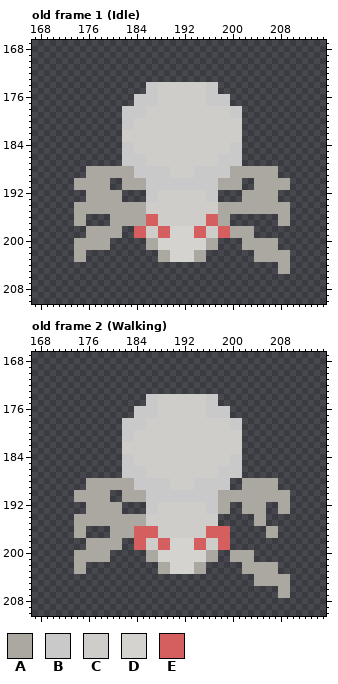
Two versions of one pixel-art file, devassets/Aseprite Projects/Spider.aseprite. This is how it looked before the edit.
384x384 pixels, 12 frames. Colours within 5 levels of each other are drawn and written as one. Shown: old frame 1 (Idle): x 167..215, y 167..210; old frame 2 (Walking): x 167..215, y 167..210. The commit also changed other frames, which this record leaves out.
Palette (. is transparent): A #aba8a2  B #c9c9c9  C #cfcdc9  D #d5d3cf  E #d55f5f
New version:
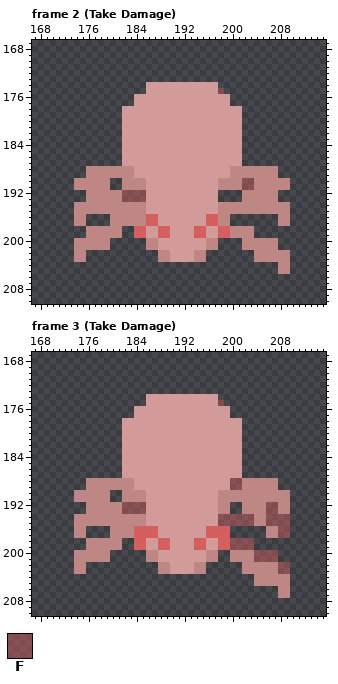
Colours new in this view: F #d55f5f73
A new or re-ordered frame is compared with the old frame closest to it.
Author's note on the commit: spider take damage
Changes in this commit:
frames 12 -> 15
layer "DamageTint" opacity 45% added
colour A: #aba8a2 -> #be8784
colour C: #cfcdc9 -> #d29b99
Frame 2 (Take Damage) is new; against old frame 1 (Idle), layer "DamageTint":
y 174: x 186..187 BB -> CC; x 196..197 BB -> CC
y 175: x 186..187 BB -> CC; x 196..198 BB. -> CCF
y 176..177: x 184..187 BBBB -> CCCC; x 196..199 BBBB -> CCCC
y 178..179: x 182..185 BBBB -> CCCC; x 200..201 BB -> CC
y 180..181: x 182..183 BB -> CC
y 184..185: x 182..183 BB -> CC; x 200..201 BB -> CC
y 186..187: x 182..185 BBBB -> CCCC; x 198..201 BBBB -> CCCC
y 188..189: x 184..189 BBBBBB -> CCCCCC; x 194..199 BBBBBB -> CCCCCC
y 190..191: x 186..197 BBBBBBBBBBBB -> CCCCCCCCCCCC; x 202..203 .. -> FF
y 192..193: x 182..187 ....BB -> FFFFCC; x 196..197 BB -> CC
y 198..199: x 190..193 DDDD -> CCCC
y 200..201: x 188..195 DDDDDDDD -> CCCCCCCC
y 202..203: x 190..193 DDDD -> CCCC
Frame 3 (Take Damage) is new; against old frame 2 (Walking), layer "DamageTint":
y 174: x 186..187 BB -> CC; x 196..197 BB -> CC
y 175: x 186..187 BB -> CC; x 196..198 BB. -> CCF
y 176..177: x 184..187 BBBB -> CCCC; x 196..199 BBBB -> CCCC
y 178..179: x 182..185 BBBB -> CCCC; x 200..201 BB -> CC
y 180..181: x 182..183 BB -> CC
y 184..185: x 182..183 BB -> CC; x 200..201 BB -> CC
y 186..187: x 182..185 BBBB -> CCCC; x 198..201 BBBB -> CCCC
y 188..189: x 184..189 BBBBBB -> CCCCCC; x 194..201 BBBBBB.. -> CCCCCCFF
y 190..191: x 186..197 BBBBBBBBBBBB -> CCCCCCCCCCCC
y 192..193: x 182..187 ....BB -> FFFFCC; x 196..197 BB -> CC; x 206..207 .. -> FF
y 194..195: x 198..203 ...... -> FFFFFF; x 206..209 .... -> FFFF
y 196..197: x 208..209 .. -> FF
y 198..199: x 190..193 DDDD -> CCCC; x 200..203 .... -> FFFF
y 200..201: x 188..195 DDDDDDDD -> CCCCCCCC; x 204..207 .... -> FFFF
y 202..203: x 190..193 DDDD -> CCCC; x 208..209 .. -> FF
Pixel boxes of the changes (left, top, right, bottom) in both pictures:
changed: (74, 82, 290, 274)
changed: (74, 394, 290, 598)
